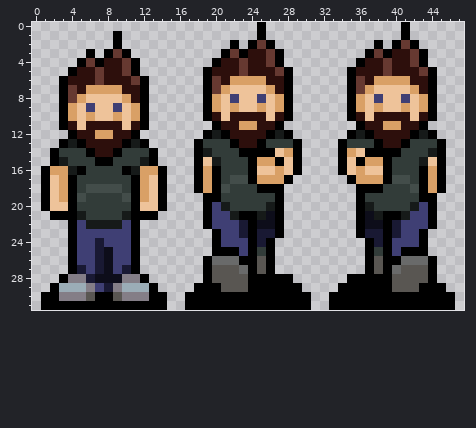
A pixel-art sprite gets an edit: assets/images/matt.png. The picture above was drawn from the file before the commit.
The file is 48x32 pixels.
The result:
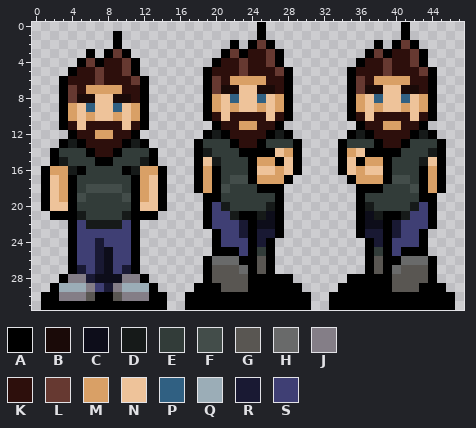
Palette (. is transparent): A #000000  B #1a0a08  C #0d0d1a  D #161a19  E #323c39  F #434d4a  G #595652  H #696a6a  J #847e87  K #2d0f0c  L #663931  M #d9a066  N #eec39a  P #306082  Q #9badb7  R #191933  S #3f3f74
Diff:
Changed rows in their new state; - is an unchanged pixel.
first column x 5:
 7 ----------------BB--BB----------BB--BB
 8 BB--BB-----------P--P------------P--P-
 9 -P--P---------------------------------
Where, in picture pixels (left, top, right, bottom), the same in both pictures:
changed: (221, 85, 275, 103)
changed: (365, 85, 419, 103)
changed: (77, 94, 131, 112)
